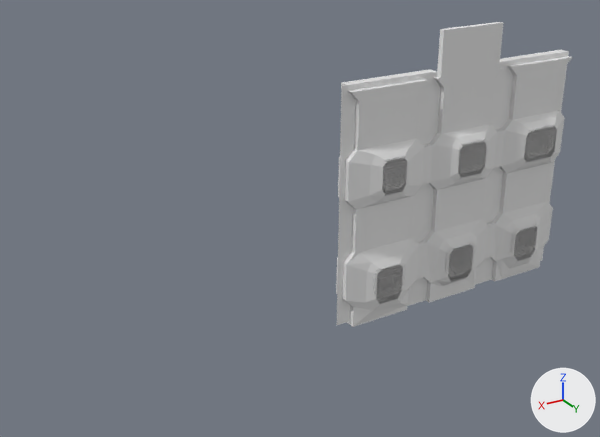
Two versions of the Blender file Ragdoll Climb/Assets/Personal Folders/Martin/Modules/DirectFromBlender/MultipleFans.blend, one commit apart.
Before and after are seen from a 50 mm lens placed at (14.87, 16.44, 11.6), pointed at (4.95, -0.11, 3.33). Arrows for +X, +Y and +Z are at lower right; the lights stay in place.
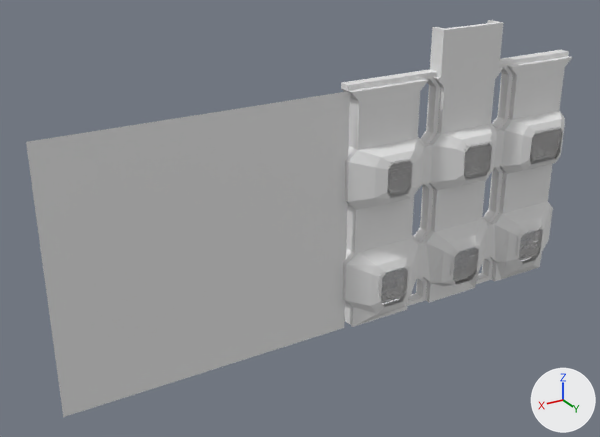
Where the newer file only moved an object's origin or applied its transform, the numbers keep the older frame.

Location of each change, (x1, y1, x2, y2) in pixels of the pictures (600 x 437 px; the box of a moved part takes in the faces that stretch with it):
'Plane.001', moved: before (337, 51, 569, 325); after (26, 91, 350, 417)
'Cube.001', reshaped (11% taller): before (336, 50, 569, 324); after (341, 20, 569, 324)
'Plane.002', moved: before (457, 138, 488, 175); after (462, 141, 494, 178)
'Plane.003', moved: before (524, 124, 557, 160); after (530, 126, 562, 162)
'Plane.006', moved: before (373, 262, 406, 300); after (377, 265, 411, 303)
'Plane.014', moved: before (382, 155, 408, 193); after (387, 158, 413, 196)
'Plane.005', moved: before (444, 242, 476, 278); after (449, 245, 481, 281)
'Plane.004', moved: before (510, 224, 539, 258); after (515, 226, 544, 261)
part 1 of me_cube_074, added: after (430, 27, 444, 71)
part 2 of me_plane, moved or reshaped: (346, 202, 553, 327) in both
part 3 of me_plane, moved or reshaped: (430, 110, 565, 190) in both
part 4 of me_plane, moved or reshaped: (348, 139, 424, 210) in both

The change, as a diff of the scene's bpy script:
```diff
--- a/Ragdoll Climb/Assets/Personal Folders/Martin/Modules/DirectFromBlender/MultipleFans.blend.py
+++ b/Ragdoll Climb/Assets/Personal Folders/Martin/Modules/DirectFromBlender/MultipleFans.blend.py
@@ me_cube_074 @@
 me_cube_074.from_pydata(...)  # 424 vertices, 348 faces; spans x -77.1..30.9, y -1.0..1.0, z -4.3..17.3
 # used by ob_cube_001; location = (-1.62, 0.0, 5.31); rotation_euler = (0.0, -3.142, 0.0), in degrees (0, -180, 0); scale = (0.07, 0.15, 0.31)
+# me_cube_074 part 1: a new loose piece, a box spanning x -37.5..-35.5, y -1.0..1.0, z -7.8..-3.9
@@ me_plane @@
 # used by ob_plane; location = (0.0, 0.0, 3.84); rotation_euler = (1.571, 0.0, 0.0), in degrees (90, 0, 0); scale = (3.89, 3.89, 3.89)
-me_plane.from_pydata(...)  # 376 vertices, 298 faces; spans x -0.97..0.97, y -1.0..1.0, z -0.15..-0.04
+me_plane.from_pydata(...)  # 376 vertices, 298 faces; spans x -0.97..0.97, y -1.0..1.0, z -0.2..-0.04
+# me_plane part 2: 96 of the vertices in x -0.83..0.83, y -0.91..-0.5, z -0.15..-0.06 are moved by (0.0, 0.0, -0.05)
+# me_plane part 3: 64 of the vertices in x -0.88..0.15, y -0.07..0.27, z -0.15..-0.08 are moved by (0.0, 0.0, -0.05)
+# me_plane part 4: all 32 vertices in x 0.47..0.83, y -0.08..0.26, z -0.15..-0.08 are moved by (0.0, 0.0, -0.05)
 me_plane.materials.append(mat_material_001)
@@ ob_plane_006 @@
 ob_plane_006 = bpy.data.objects.new('Plane.006', me_plane_035)
-ob_plane_006.location = (2.54, 0.46, 0.79)
+ob_plane_006.location = (2.54, 0.67, 0.79)
 ob_plane_006.rotation_euler = (0.729, 0.0, 0.0)  # degrees (42, 0, 0)
@@ ob_plane_004 @@
 ob_plane_004 = bpy.data.objects.new('Plane.004', me_plane_034)
-ob_plane_004.location = (-2.45, 0.46, 0.79)
+ob_plane_004.location = (-2.45, 0.67, 0.79)
 ob_plane_004.rotation_euler = (0.729, 0.0, 0.0)  # degrees (42, 0, 0)
@@ ob_plane_005 @@
 ob_plane_005 = bpy.data.objects.new('Plane.005', me_plane_020)
-ob_plane_005.location = (0.04, 0.46, 0.79)
+ob_plane_005.location = (0.04, 0.67, 0.79)
 ob_plane_005.rotation_euler = (0.729, 0.0, 0.0)  # degrees (42, 0, 0)
@@ ob_plane_003 @@
 ob_plane_003 = bpy.data.objects.new('Plane.003', me_plane_017)
-ob_plane_003.location = (-2.62, 0.46, 3.85)
+ob_plane_003.location = (-2.62, 0.67, 3.85)
 ob_plane_003.rotation_euler = (0.729, 0.0, 0.0)  # degrees (42, 0, 0)
@@ ob_plane_002 @@
 ob_plane_002 = bpy.data.objects.new('Plane.002', me_plane_016)
-ob_plane_002.location = (-0.07, 0.46, 3.85)
+ob_plane_002.location = (-0.07, 0.67, 3.85)
 ob_plane_002.rotation_euler = (0.729, 0.0, 0.0)  # degrees (42, 0, 0)
@@ ob_plane_014 @@
 ob_plane_014 = bpy.data.objects.new('Plane.014', me_plane_014)
-ob_plane_014.location = (2.53, 0.46, 3.85)
+ob_plane_014.location = (2.53, 0.67, 3.85)
 ob_plane_014.rotation_euler = (0.729, 0.0, 0.0)  # degrees (42, 0, 0)
@@ ob_plane_001 @@
 ob_plane_001 = bpy.data.objects.new('Plane.001', me_plane_001)
-ob_plane_001.location = (0.08, 0.15, 3.26)
+ob_plane_001.location = (7.56, 0.15, 3.1)
 ob_plane_001.rotation_euler = (1.571, 0.0, 0.0)  # degrees (90, 0, 0)
```
